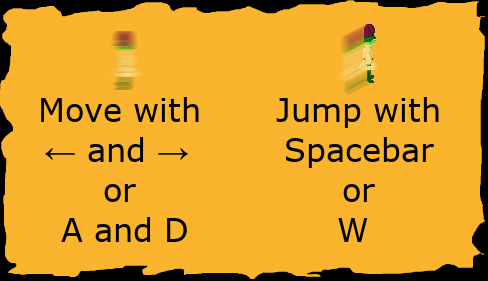
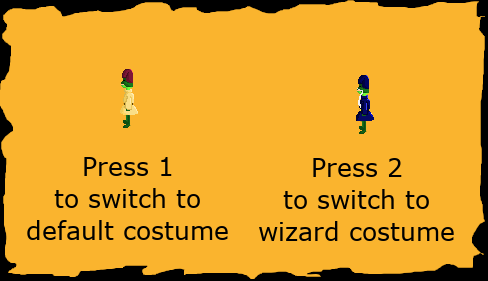
Comparing the layer stacks of the two 488×281 images. Changes:
hid group "Basics" (5 layers) over [41, 24, 439, 242]
added group "Disguise" with 4 layers above "End of Demo ..." over [27, 69, 454, 241]
added layer "froggy sprite.png copy #7" in group "Disguise" over [120, 69, 138, 128]
added layer "idle (disguise).png" in group "Disguise" over [356, 75, 374, 134]
added layer "Press 1 ..." in group "Disguise" over [27, 157, 228, 240]
added layer "Press 2 ..." in group "Disguise" over [259, 158, 454, 241]
